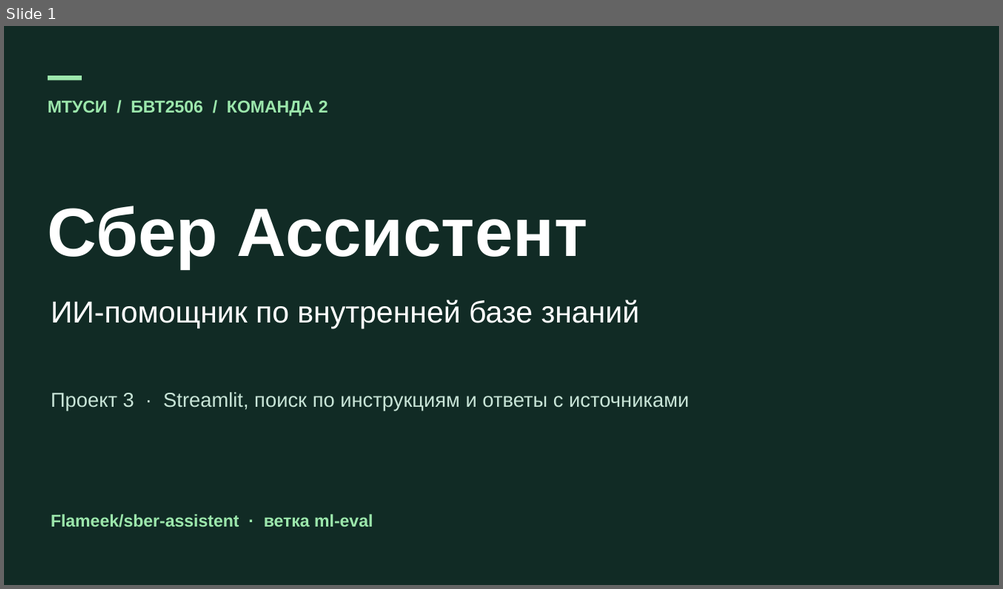
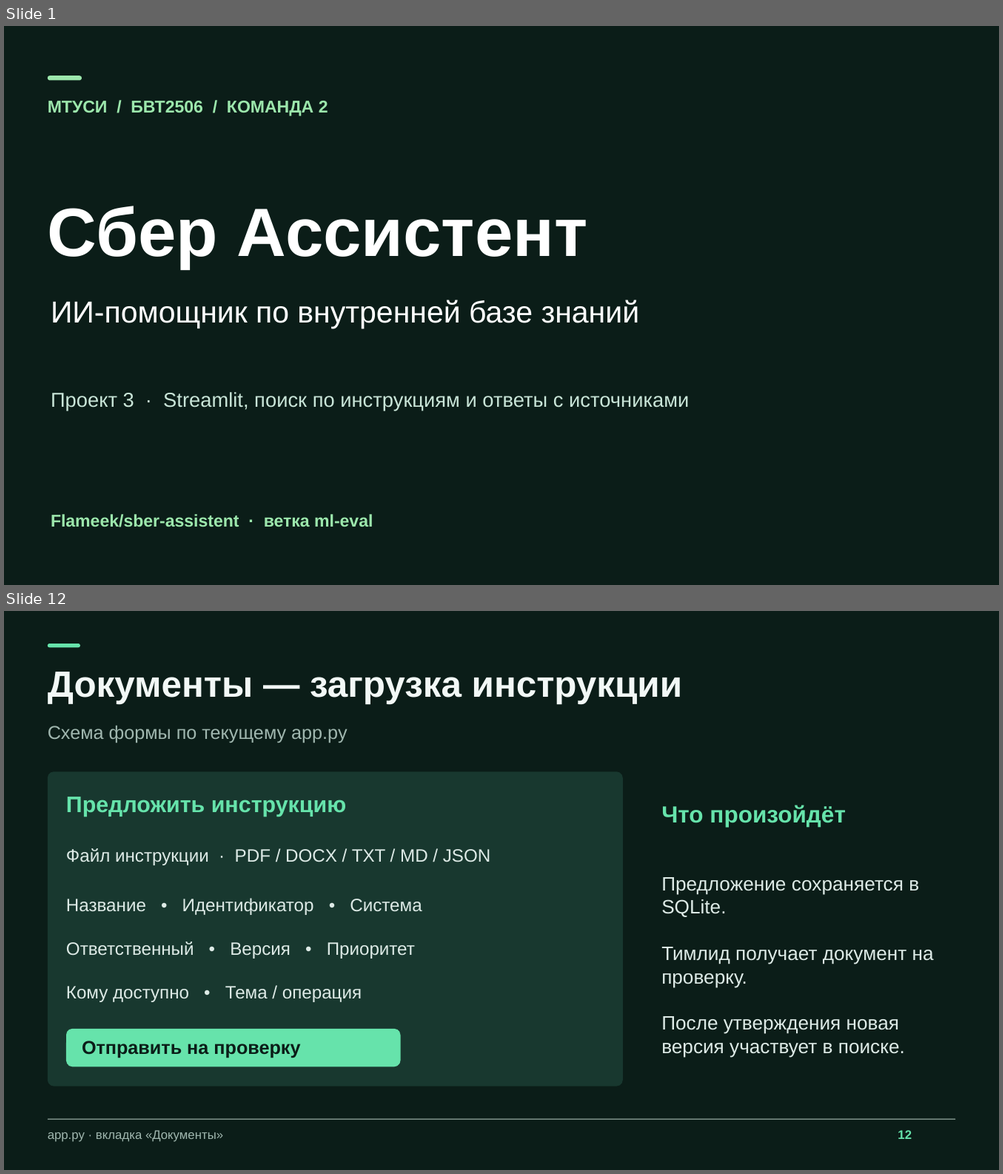
Before and after one commit to Flameek/sber-assistent, a slide deck: docs/Sber-Assistant.pptx. Shown one above the other, each under a label of ours: slide 1 before the commit, slides 1 and 12 after it; the slides between them are not shown. The pictures are 1003x589 and 1003x1174 pixels, drawn with LibreOffice and Linux fonts; fonts in the diff are those of the drawing. Boxes give left, top, right and bottom in pixels: in the first picture for what was removed or moved away, otherwise in the second. Text is boxed around its words. In the diff, an @@ line names an element or a change of style, - is before the commit and + after.

```diff
--- a/docs/Sber-Assistant.pptx
+++ b/docs/Sber-Assistant.pptx
@@ slide 12 added at bbox=[4, 611, 999, 1170], background #0B1D18 @@
@@ rounded rectangle added at bbox=[47, 644, 80, 647], fill #66E3AB @@
@@ text added at bbox=[48, 672, 682, 704], 35.2 pt, text #F2F8F6, bold @@
+Документы — загрузка инструкции
@@ text added at bbox=[48, 726, 347, 743], 18 pt, text #A0B7AF @@
+Схема формы по текущему app.py
@@ rounded rectangle added at bbox=[47, 772, 623, 1087], fill #18382F @@
@@ text added at bbox=[66, 797, 346, 817], 21.8 pt, text #66E3AB, bold @@
+Предложить инструкцию
@@ text added at bbox=[661, 805, 845, 827], 22.5 pt, text #66E3AB, bold @@
+Что произойдёт
@@ text added at bbox=[66, 849, 491, 866], 17.2 pt, text #DDEAE6 @@
+Файл инструкции · PDF / DOCX / TXT / MD / JSON
@@ text added at bbox=[66, 898, 421, 915], 17.2 pt, text #DDEAE6 @@
+Название • Идентификатор • Система
@@ text added at bbox=[661, 877, 933, 1058], 18.8 pt, text #DDEAE6 @@
+Предложение сохраняется в SQLite.
+Тимлид получает документ на проверку.
+После утверждения новая версия участвует в поиске.
@@ text added at bbox=[66, 942, 415, 959], 17.2 pt, text #DDEAE6 @@
+Ответственный • Версия • Приоритет
@@ text added at bbox=[66, 986, 361, 1002], 17.2 pt, text #DDEAE6 @@
+Кому доступно • Тема / операция
@@ rounded rectangle added at bbox=[66, 1029, 400, 1067], fill #66E3AB @@
@@ text added at bbox=[82, 1041, 300, 1059], 18 pt, text #0B1D18, bold @@
+Отправить на проверку
@@ rounded rectangle added at bbox=[47, 1119, 956, 1120], fill #B9CDC4 @@
@@ text added at bbox=[48, 1130, 223, 1142], 12 pt, text #A0B7AF @@
+app.py · вкладка «Документы»
@@ text added at bbox=[897, 1130, 911, 1139], 12 pt, text #66E3AB, bold @@
+12
```
Also in this commit, not shown: 9 other slides changed, 3 other slides added, 1 slide removed.
